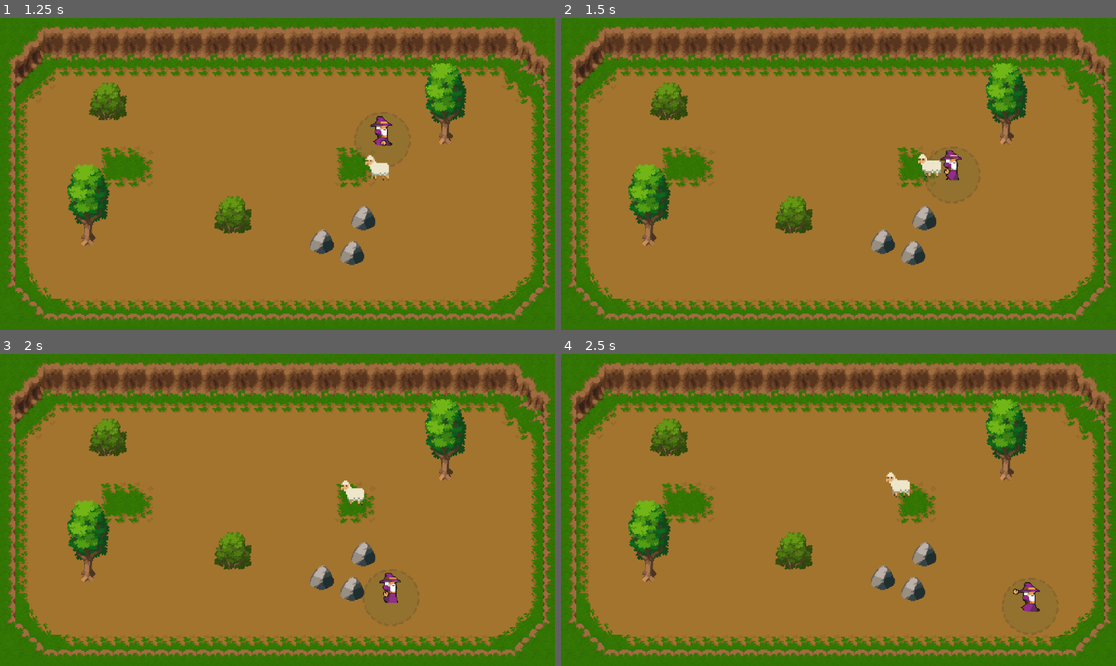
Above: before the commit, frames 1-4 (two rows, left to right).
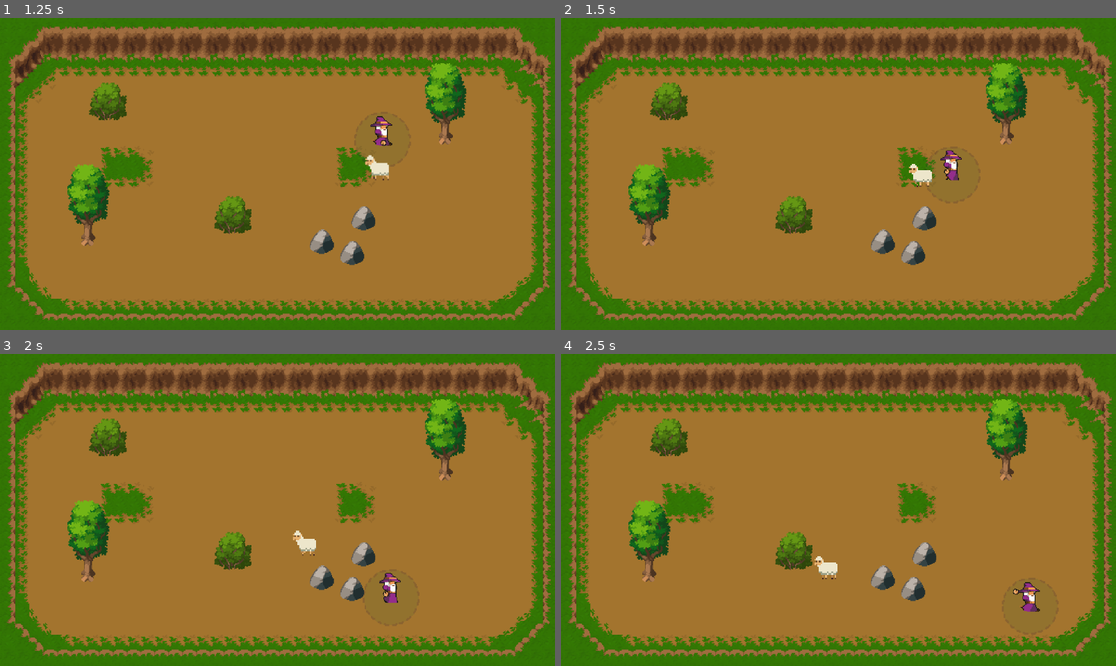
Above: after the commit, the same moments.

Repository: popo980/PSGJ-2024
Game: Godot game, scene res://Scene/Level_1.tscn
The game is run twice, just before and just after one commit, with the same random seed, the same clock (stepped at 60 frames per second) and the same inputs.
Inputs (mouse positions are in pixels of both pictures, inside the frame that each line leads up to):
- Up to frame 1 (1.25 s): move the mouse to (399, 158) at 0.52 s; press the mouse at (399, 158) at 0.53 s; hold D (WalkRight) from 0.53 s (still down)
- Up to frame 2 (1.5 s): move the mouse to (727, 189) at 1.27 s; release D (WalkRight) at 1.28 s; release the mouse at (727, 189) at 1.28 s; hold S (WalkDown) from 1.28 s (still down); right-click (727, 189) at 1.35 s
- Up to frame 3 (2 s): keep holding S (WalkDown)
- Up to frame 4 (2.5 s): move the mouse to (894, 441) at 2.02 s; release S (WalkDown) at 2.03 s; press the mouse at (894, 441) at 2.03 s; hold D (WalkRight) from 2.03 s (still down)

Frame 1 is identical in both runs. In frame 2, 0.3% of the frame differs, in the area x 62-69%, y 43-55%; in frame 3, 0.4%; in frame 4, 0.4%, in the area x 45-63%, y 37-73%.

Commit message:
hit sheep

Diff:
--- a/Ressources.gd
+++ b/Ressources.gd
@@ -12,13 +12,16 @@
 var destroyed : bool
 
 signal destroy_signal
+signal hit_signal
 
 func _ready():
 	pv = pv_max
 	connect("destroy_signal", Callable(self, "_on_destroy_signal"))
+	connect("hit_signal", Callable(self, "_on_hit_signal"))
 
 func hit(damage):
 	pv -= damage
+	emit_signal("hit_signal")
 	if pv <= 0 && !destroyed:
 		emit_signal("destroy_signal")
 		summon_item()
--- a/Scene/sheep.tscn
+++ b/Scene/sheep.tscn
@@ -187,4 +187,5 @@
 [connection signal="body_entered" from="ZoneContact" to="." method="_on_zone_contact_body_entered"]
 [connection signal="body_shape_entered" from="ZoneContact" to="." method="_on_zone_contact_body_shape_entered"]
 [connection signal="destroy_signal" from="Ressources" to="." method="_on_ressources_destroy_signal"]
+[connection signal="hit_signal" from="Ressources" to="." method="_on_ressources_hit_signal"]
 [connection signal="timeout" from="Timer" to="." method="_on_timer_timeout"]
--- a/Script/sheep.gd
+++ b/Script/sheep.gd
@@ -2,7 +2,8 @@
 
 enum{
 	IDLE,
-	WALK
+	WALK,
+	BE_HIT
 }
 
 const MIN_X = -230
@@ -10,6 +11,8 @@
 const MIN_Y = -100
 const MAX_Y = 120
 const SPEED = 2500.0
+const HIT_SPEED = 9000.0
+var speed
 var vel : Vector2
 var rand = RandomNumberGenerator.new()
 var time : float
@@ -22,6 +25,7 @@
 
 func _ready():
 	time = 1.0
+	speed = SPEED
 
 func _physics_process(delta):
 	if not dead:
@@ -38,8 +42,12 @@
 		WALK:
 			move(target, delta)
 			animation.animation = "walk"
+			speed = SPEED
 		IDLE:
 			animation.animation = "idle"
+		BE_HIT:
+			speed = HIT_SPEED
+			move(target, delta)
 	time -= delta
 
 func move(target, delta):
@@ -47,7 +55,7 @@
 		print("STOP")
 		state = IDLE
 	var dir = (target - global_position).normalized()
-	velocity = (dir*SPEED - velocity) * delta
+	velocity = (dir*speed - velocity) * delta
 	move_and_slide()
 
 func find_target():
@@ -70,3 +78,11 @@
 	animation.queue_free()
 	$Timer.start()
 	dead = true
+
+
+func _on_ressources_hit_signal():
+	if not dead:
+		state = BE_HIT
+		animation.animation = "walk"
+		time = 1.0
+		target = -target
